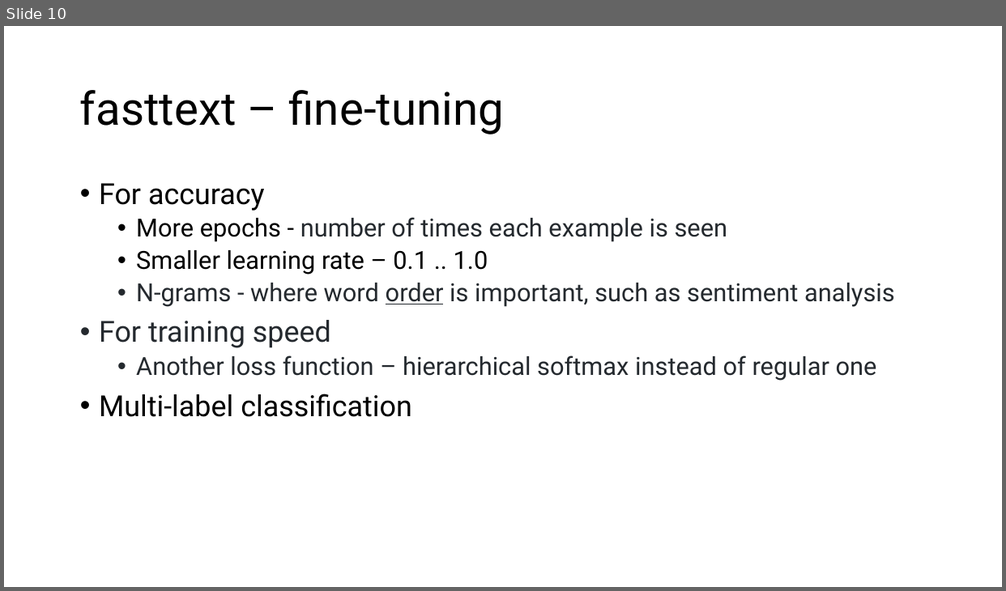
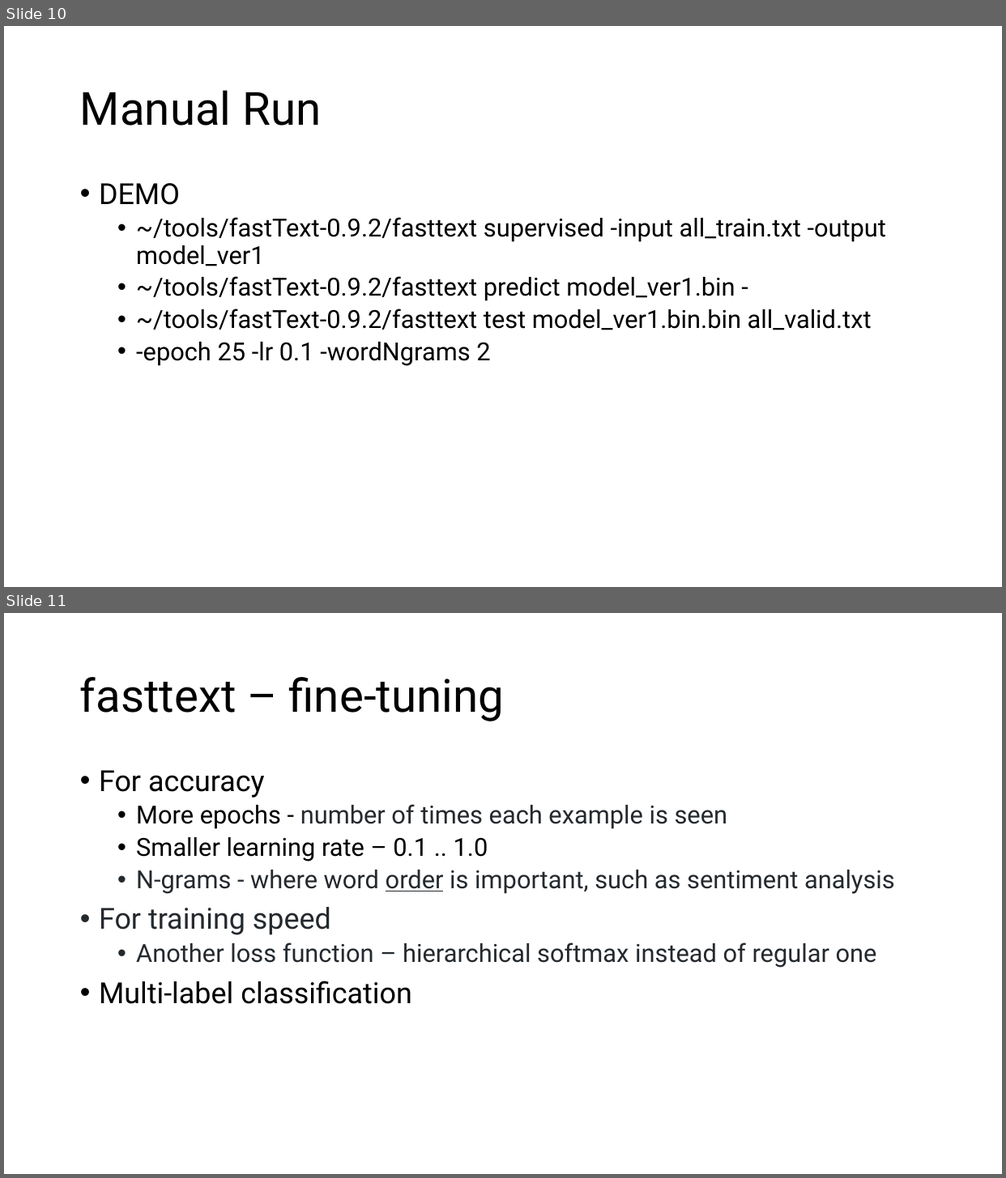
Before and after one commit to lingea-research/MLOps_Workshop, a slide deck: presentation/MLOps-Why-and-How.pptx. Shown one above the other, each under a label of ours: slide 10 before the commit, slides 10 and 11 after it. The pictures are 1006x591 and 1006x1178 pixels, drawn with LibreOffice and Linux fonts; fonts in the diff are those of the drawing. Boxes give left, top, right and bottom in pixels: in the first picture for what was removed or moved away, otherwise in the second. Text is boxed around its words. In the diff, an @@ line names an element or a change of style, - is before the commit and + after.

```diff
--- a/presentation/MLOps-Why-and-How.pptx
+++ b/presentation/MLOps-Why-and-How.pptx
@@ slide 10 added at [4,26,1002,587], background #FFFFFF @@
@@ title added at [80,90,322,126], 44 pt, text #000000 @@
+Manual Run
@@ text added at [99,183,886,366], 24 pt, text #000000 @@
+• DEMO
+  • ~/tools/fastText-0.9.2/fasttext supervised -input all_train.txt -output model_ver1
+  • ~/tools/fastText-0.9.2/fasttext predict model_ver1.bin -
+  • ~/tools/fastText-0.9.2/fasttext test model_ver1.bin.bin all_valid.txt
+  • -epoch 25 -lr 0.1 -wordNgrams 2
@@ what was slide 10 is now slide 11 @@
```
Also in this commit, not shown: 7 slides changed, 1 other slide added, 7 other files.
